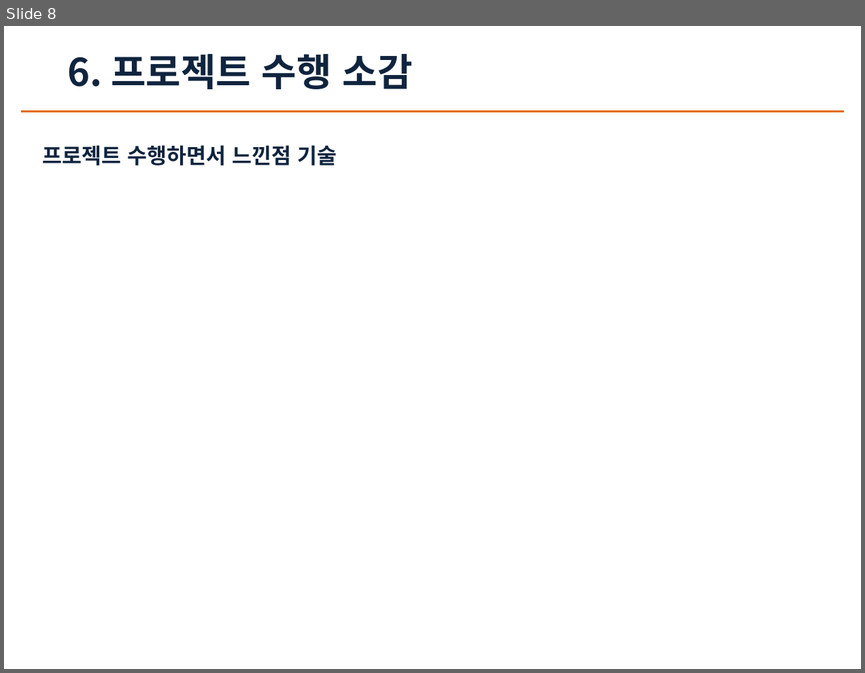
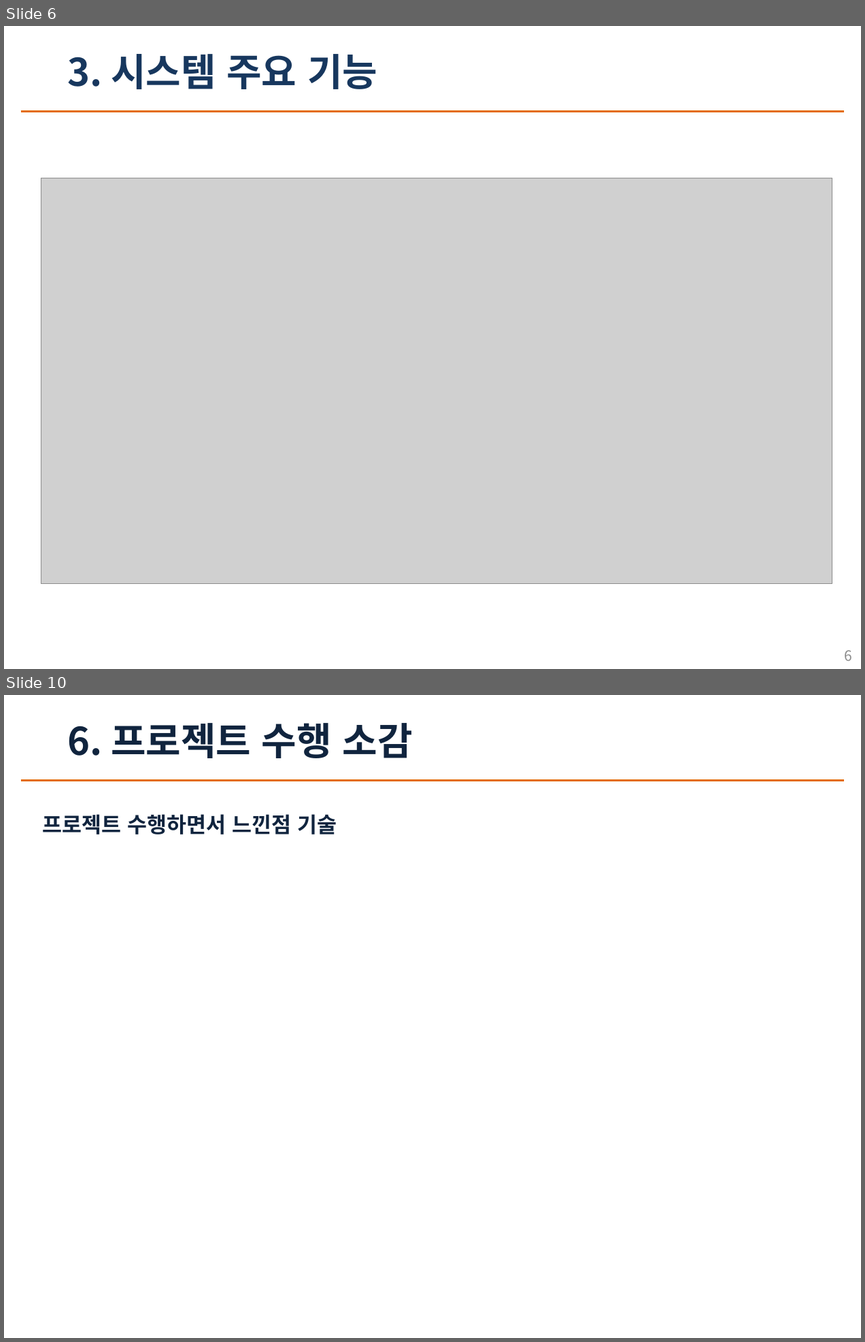
Before and after one commit to Hong-lol/sever11team, a slide deck: 서버프로그래밍11팀.pptx. Shown one above the other, each under a label of ours: slide 8 before the commit, slides 6 and 10 after it; the slides between them are not shown. The pictures are 865x673 and 865x1342 pixels, drawn with LibreOffice and Linux fonts; fonts in the diff are those of the drawing; grey boxes stand for pictures. Boxes give left, top, right and bottom in pixels: in the first picture for what was removed or moved away, otherwise in the second. Text is boxed around its words. In the diff, an @@ line names an element or a change of style, - is before the commit and + after.

```diff
--- a/서버프로그래밍11팀.pptx
+++ b/서버프로그래밍11팀.pptx
@@ slide 6 added at [4,26,861,669], background #FFFFFF @@
@@ text added at [67,54,377,89], 32 pt, text #17375E, bold @@
+3. 시스템 주요 기능
@@ line added from (21, 111) to (844, 111), #E46C0A 1.5 pt @@
@@ picture added at [41,178,832,583] @@
@@ page number added at [844,650,853,660], 12 pt, text #8C8C8C @@
+6
@@ what was slide 8 is now slide 10 @@
```
Also in this commit, not shown: 5 slides changed, 3 other slides added, 2 slides removed, 9 other files.
